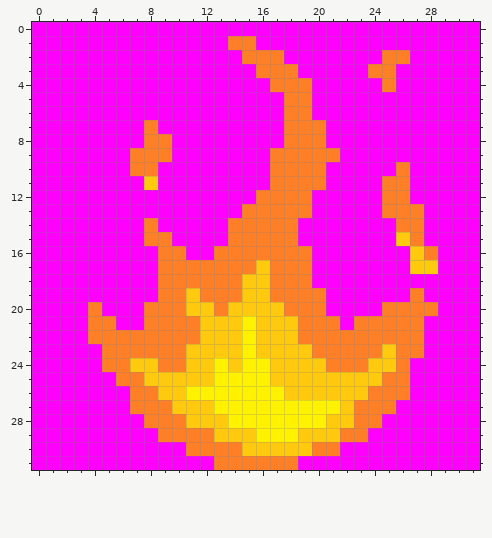
One commit to this pixel-art sprite: Assets/BlockTextures/Fire/3.png. The first picture shows the starting point.
The file is 32x32 pixels.
After:
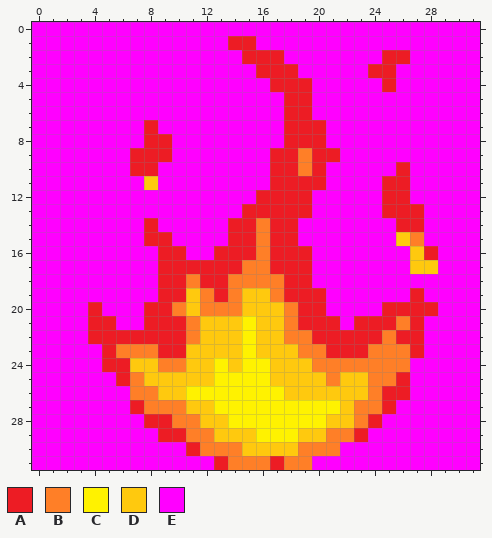
Palette (. is transparent): A #ed1c24  B #ff7f27  C #fff200  D #ffc90e  E #ff00ff
Changes in this commit:
@@ x 0..31 @@
  0 EEEEEEEEEEEEEEEEEEEEEEEEEEEEEEEE
- 1 EEEEEEEEEEEEEEBBEEEEEEEEEEEEEEEE
- 2 EEEEEEEEEEEEEEEBBBEEEEEEEBBEEEEE
- 3 EEEEEEEEEEEEEEEEBBBEEEEEBBEEEEEE
- 4 EEEEEEEEEEEEEEEEEBBBEEEEEBEEEEEE
- 5 EEEEEEEEEEEEEEEEEEBBEEEEEEEEEEEE
- 6 EEEEEEEEEEEEEEEEEEBBEEEEEEEEEEEE
- 7 EEEEEEEEBEEEEEEEEEBBBEEEEEEEEEEE
- 8 EEEEEEEEBBEEEEEEEEBBBEEEEEEEEEEE
- 9 EEEEEEEBBBEEEEEEEBBBBBEEEEEEEEEE
-10 EEEEEEEBBEEEEEEEEBBBBEEEEEBEEEEE
-11 EEEEEEEEDEEEEEEEEBBBBEEEEBBEEEEE
-12 EEEEEEEEEEEEEEEEBBBBEEEEEBBEEEEE
-13 EEEEEEEEEEEEEEEBBBBBEEEEEBBBEEEE
-14 EEEEEEEEBEEEEEBBBBBEEEEEEEBBEEEE
-15 EEEEEEEEBBEEEEBBBBBEEEEEEEDBEEEE
-16 EEEEEEEEEBBEEBBBBBBBEEEEEEEDBEEE
-17 EEEEEEEEEBBBBBBBDBBBEEEEEEEDDEEE
-18 EEEEEEEEEBBBBBBDDBBBEEEEEEEEEEEE
-19 EEEEEEEEEBBDBBBDDBBBBEEEEEEBEEEE
-20 EEEEBEEEBBBDDBDDDDBBBEEEEBBBBEEE
-21 EEEEBBEEBBBBDDDCDDDBBBEBBBBBEEEE
-22 EEEEBBBBBBBBDDDCDDDBBBBBBBBBEEEE
-23 EEEEEBBBBBBDDDDCDDDDBBBBBDBBEEEE
-24 EEEEEBBDDBBDDCDCCDDDDBBBDDBEEEEE
-25 EEEEEEBBDDDDDCCCCDDDDDDDDBBEEEEE
-26 EEEEEEEBBDDCCCCCCCDDDDDDBBBEEEEE
-27 EEEEEEEBBBDDDCCCCCCCCCDBBBEEEEEE
-28 EEEEEEEEBBBDDDCCCCCCCDDBBEEEEEEE
-29 EEEEEEEEEBBBBDDDCCCDDDBBEEEEEEEE
-30 EEEEEEEEEEEBBBBDDDDDBBEEEEEEEEEE
-31 EEEEEEEEEEEEEBBBBBBEEEEEEEEEEEEE
+ 1 EEEEEEEEEEEEEEAAEEEEEEEEEEEEEEEE
+ 2 EEEEEEEEEEEEEEEAAAEEEEEEEAAEEEEE
+ 3 EEEEEEEEEEEEEEEEAAAEEEEEAAEEEEEE
+ 4 EEEEEEEEEEEEEEEEEAAAEEEEEAEEEEEE
+ 5 EEEEEEEEEEEEEEEEEEAAEEEEEEEEEEEE
+ 6 EEEEEEEEEEEEEEEEEEAAEEEEEEEEEEEE
+ 7 EEEEEEEEAEEEEEEEEEAAAEEEEEEEEEEE
+ 8 EEEEEEEEAAEEEEEEEEAAAEEEEEEEEEEE
+ 9 EEEEEEEAAAEEEEEEEAABAAEEEEEEEEEE
+10 EEEEEEEAAEEEEEEEEAABAEEEEEAEEEEE
+11 EEEEEEEEDEEEEEEEEAAAAEEEEAAEEEEE
+12 EEEEEEEEEEEEEEEEAAAAEEEEEAAEEEEE
+13 EEEEEEEEEEEEEEEAAAAAEEEEEAAAEEEE
+14 EEEEEEEEAEEEEEAABAAEEEEEEEAAEEEE
+15 EEEEEEEEAAEEEEAABAAEEEEEEEDBEEEE
+16 EEEEEEEEEAAEEAAABAAAEEEEEEEDAEEE
+17 EEEEEEEEEAAAAAABBAAAEEEEEEEDDEEE
+18 EEEEEEEEEAABAABBBBAAEEEEEEEEEEEE
+19 EEEEEEEEEAADBABDDBAAAEEEEEEAEEEE
+20 EEEEAEEEAABDBBBDDDBAAEEEEAAAAEEE
+21 EEEEAAEEAAABDDDCDDBAAAEAAABAEEEE
+22 EEEEAAAAAAABDDDCDDBBAAAAABAAEEEE
+23 EEEEEABBBAADDDDCDDDBBAAABBBAEEEE
+24 EEEEEAADDBBDDCDCCDDDBBBBBBBEEEEE
+25 EEEEEEABDDDDDCCCCDDDDBDDBBAEEEEE
+26 EEEEEEEBBDDCCCCCCCDDDDDDBAAEEEEE
+27 EEEEEEEABBBDDCCCCCCCCCDBBAEEEEEE
+28 EEEEEEEEAABBDDCCCCCCCDDBAEEEEEEE
+29 EEEEEEEEEAABBDDDCCCDDBBAEEEEEEEE
+30 EEEEEEEEEEEABBBDDDDBBBEEEEEEEEEE
+31 EEEEEEEEEEEEEABBBABBEEEEEEEEEEEE
